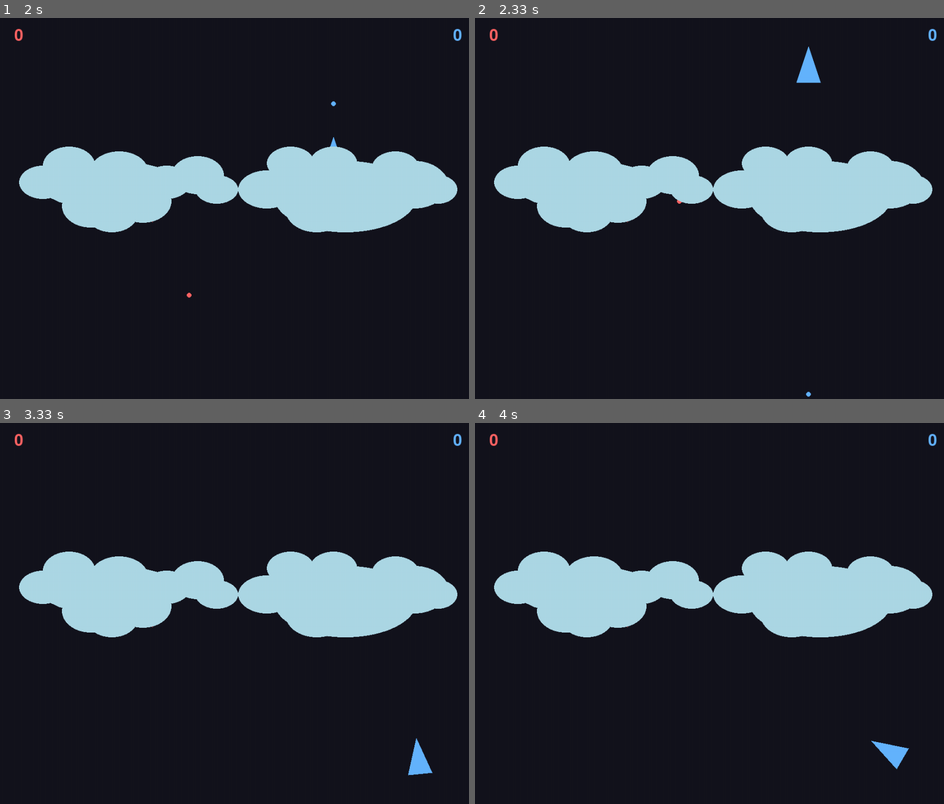
Above: before the commit, frames 1-4 (two rows, left to right).
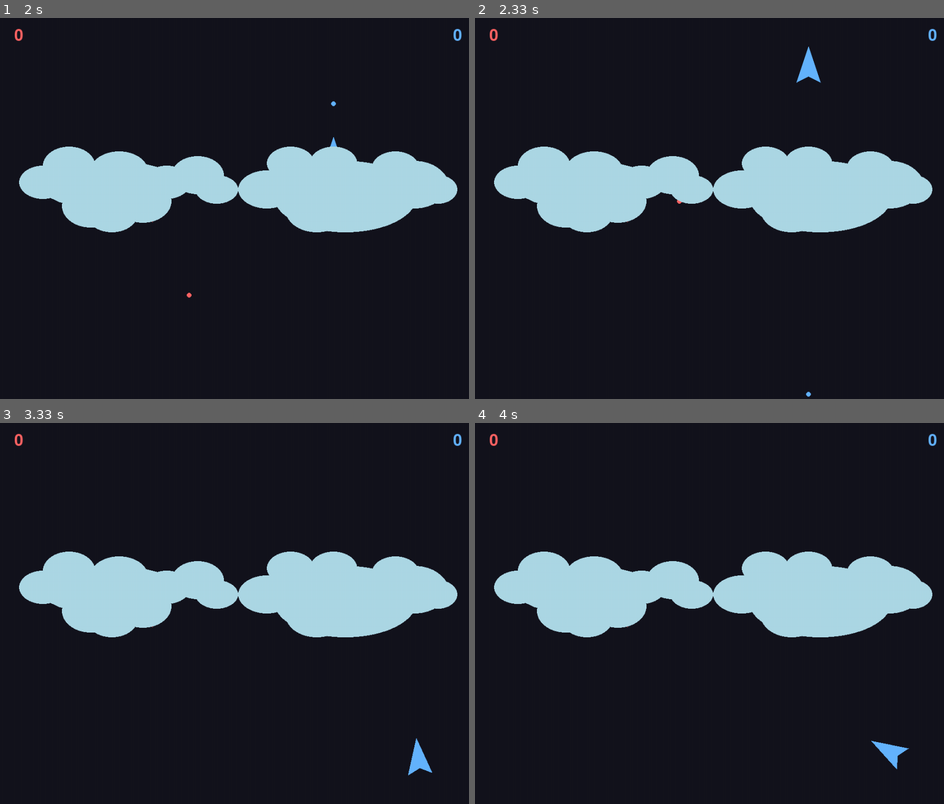
Above: after the commit, the same moments.

Repository: mluizabatista/lpc2025
Game: pygame game, started from atividade006/main.py
Same seed, same stepped clock (60 frames per second), same inputs: the game is played once before the commit and once after it.
Inputs:
- Up to frame 1 (2 s): tap Enter at 0.33 s; tap D at 0.67 s; tap Space at 1 s; hold Up from 1.83 s (still down)
- Up to frame 2 (2.33 s): release Up at 2.3 s
- Up to frame 3 (3.33 s): hold Right 2.33-2.8 s; hold Left from 2.83 s (still down)
- Up to frame 4 (4 s): release Left at 3.37 s; hold Down 3.4-3.7 s; hold Left from 3.73 s (still down)

Frame 1 is identical in both runs. In frame 2, less than 0.1% of the frame differs, in the area x 68-74%, y 15-18%; in frame 3, less than 0.1%; in frame 4, less than 0.1%.

Commit message:
Altera o formato da nave

Diff:
--- a/atividade006/core/triangle.py
+++ b/atividade006/core/triangle.py
@@ -22,13 +22,16 @@
         self.color = color
         self.moving = False
         self.controls = controls
-        # --- ADICIONADO: Inicia a pontuação de cada jogador ---
         self.score = 0
 
+        # --- A ÚNICA MUDANÇA É AQUI ---
+        # Trocamos os 3 pontos de um triângulo por 4 pontos que formam uma nave.
+        size = TRIANGLE_SIZE
         self.local_points = [
-            (0.0, -TRIANGLE_SIZE),
-            (-TRIANGLE_SIZE / 2.0, TRIANGLE_SIZE / 2.0),
-            (TRIANGLE_SIZE / 2.0, TRIANGLE_SIZE / 2.0),
+            (0, -size),                      # Ponto 0: Nariz da nave (ponta de cima)
+            (-size / 2, size / 2),           # Ponto 1: Canto inferior esquerdo (asa)
+            (0, size / 4),                   # Ponto 2: Recuo central da base (motor)
+            (size / 2, size / 2),            # Ponto 3: Canto inferior direito (asa)
         ]
 
     def get_transformed_points(self):
